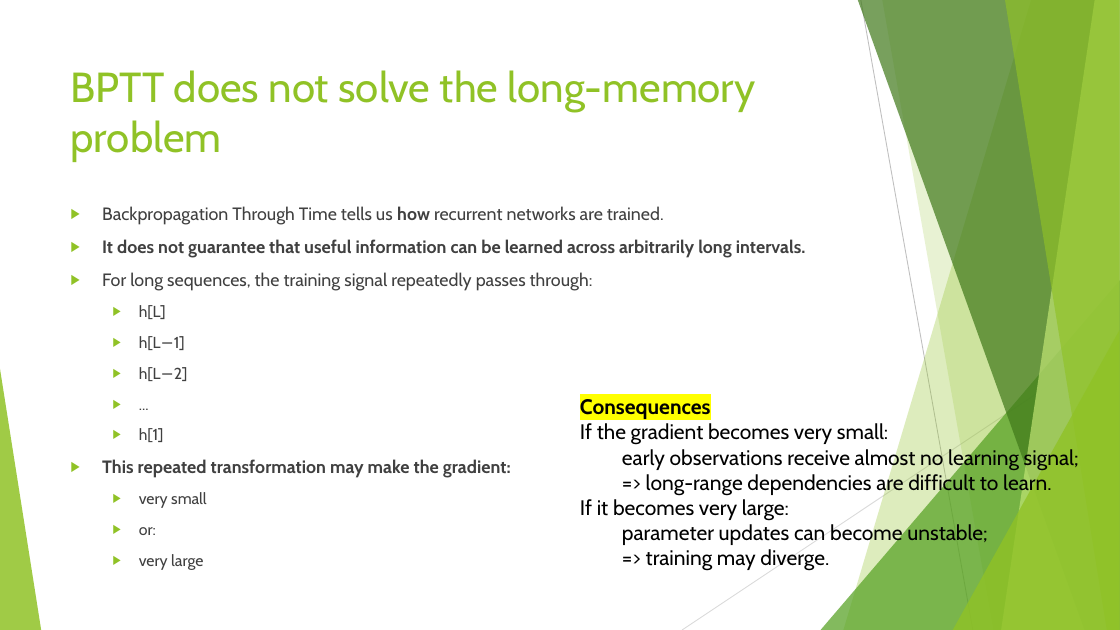
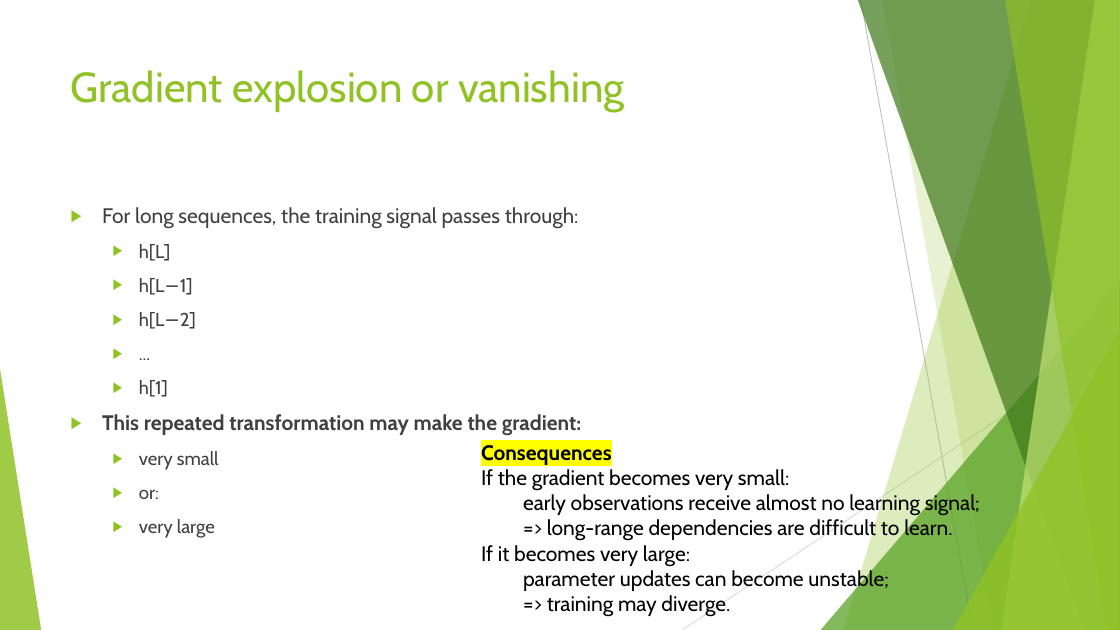
Before and after one commit to FranzGH/timeseries, a slide deck: slide 84 of Slides/04 Recurrent NNs.pptx (slide 87 before the commit). Drawn at 1120x630 pixels with LibreOffice and Linux fonts; fonts in the diff are those of the drawing. Boxes give left, top, right and bottom in pixels: in the first picture for what was removed or moved away, otherwise in the second. Text is boxed around its words. In the diff, an @@ line names an element or a change of style, - is before the commit and + after.

```diff
--- a/Slides/04 Recurrent NNs.pptx
+++ b/Slides/04 Recurrent NNs.pptx
@@ title at (x1=71, y1=70, x2=624, y2=112): text changed @@
-BPTT does not solve the long-memory problem
+Gradient explosion or vanishing
@@ text at (x1=102, y1=207, x2=579, y2=229): text changed; size 15.3 to 18 pt @@
-▶ Backpropagation Through Time tells us how recurrent networks are trained.
-▶ It does not guarantee that useful information can be learned across arbitrarily long intervals.
-▶ For long sequences, the training signal repeatedly passes through:
+▶ For long sequences, the training signal passes through:
@@ text at (x1=102, y1=244, x2=581, y2=538): size 13.6 to 16 pt in "h[L]", "h[L−1]", "h[L−2]", "..." and 4 more places; size 15.3 to 18 pt in "This repeated transformation may make the gradient:" @@
@@ text "Consequences" moved from (x1=580, y1=399, x2=1079, y2=571) to (x1=481, y1=445, x2=980, y2=617) @@
```
Also in this commit, not shown: 23 other slides changed, 6 slides added, 16 slides removed, 12 other files.
